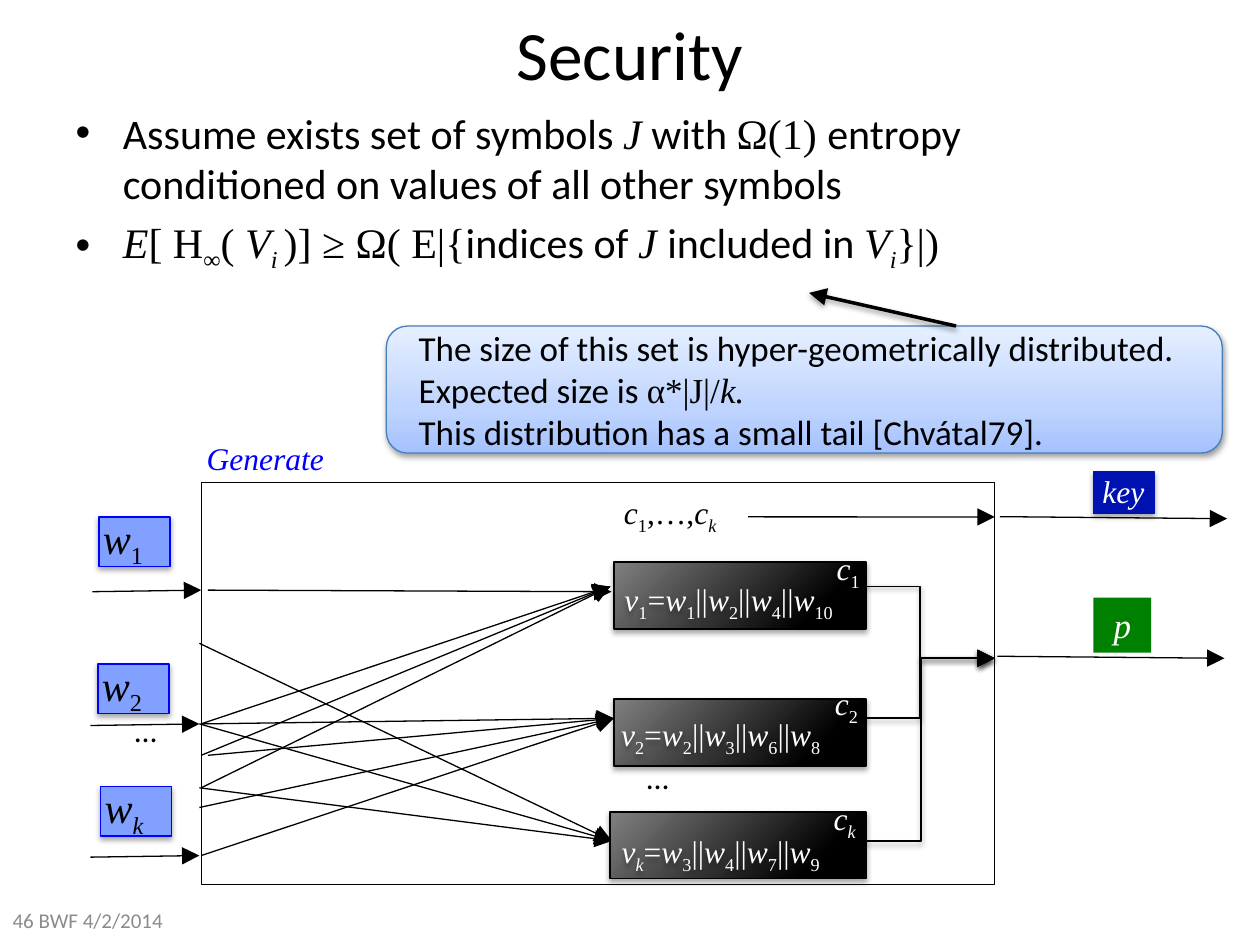
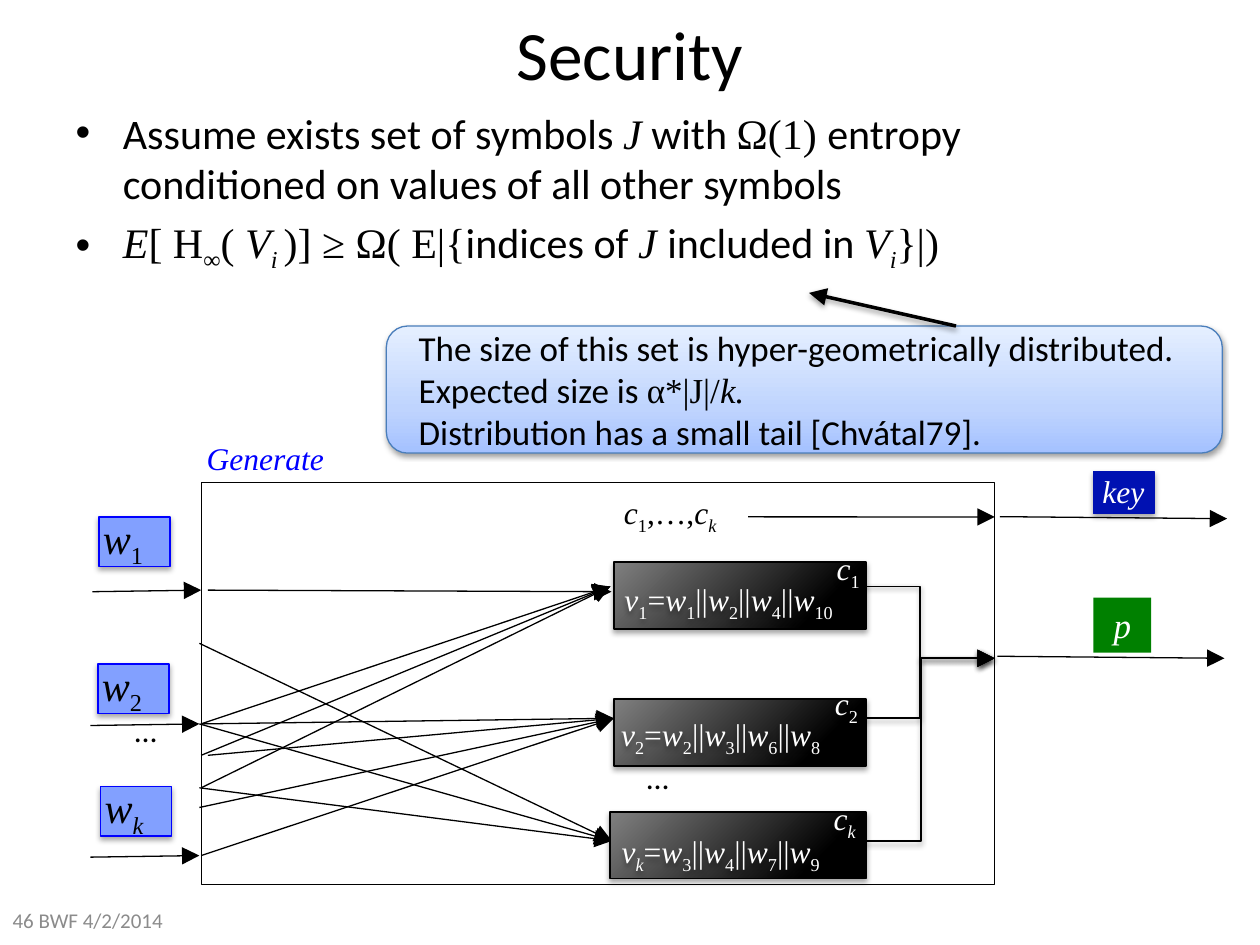
Before and after one commit to xianruimeng/comp-fuzzy-ext, a slide deck: slide 46 of constantRate/KeyDerivationWithNegativeUsable.pptx. Drawn at 1260x945 pixels with LibreOffice and Linux fonts; fonts in the diff are those of the drawing. Boxes give left, top, right and bottom in pixels: in the first picture for what was removed or moved away, otherwise in the second. Text is boxed around its words. In the diff, an @@ line names an element or a change of style, - is before the commit and + after.

```diff
--- a/constantRate/KeyDerivationWithNegativeUsable.pptx
+++ b/constantRate/KeyDerivationWithNegativeUsable.pptx
@@ text in rounded rectangle at (x1=419, y1=419, x2=981, y2=454): text changed @@
-This distribution has a small tail [Chvátal79].
+Distribution has a small tail [Chvátal79].
```
Also in this commit, not shown: 19 other slides changed, 3 slides added.
